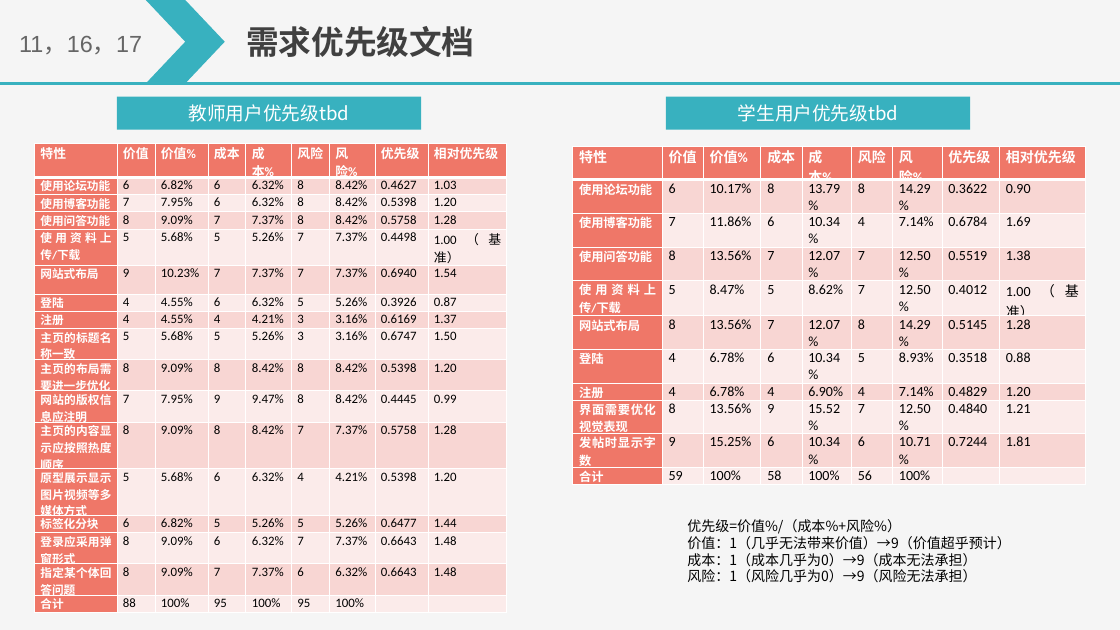
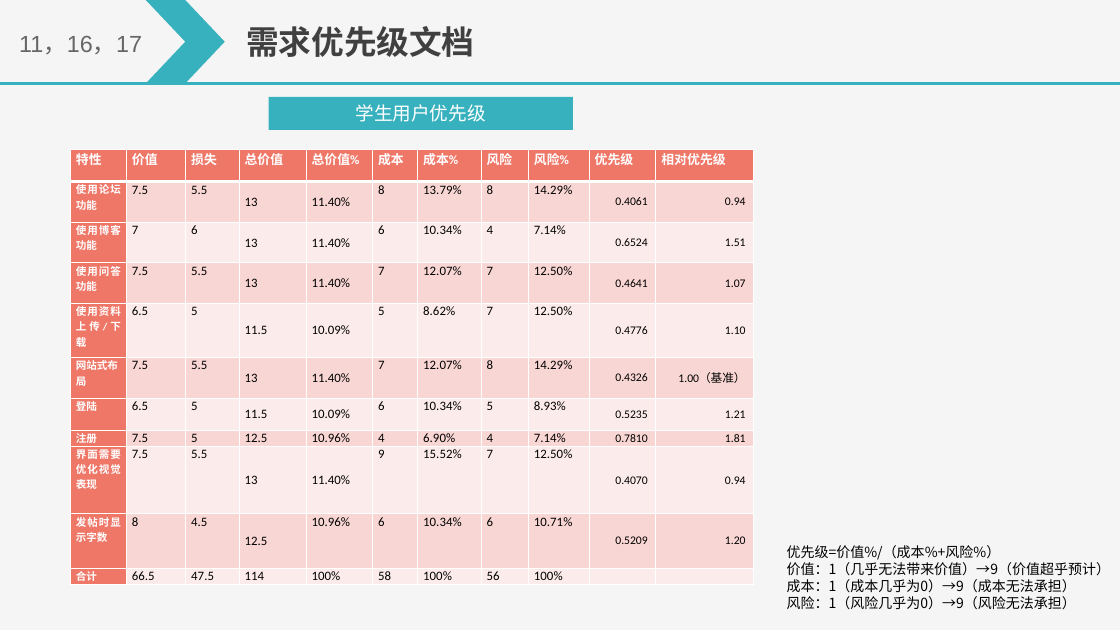
Before and after one commit to on6nx/requirement, a slide deck: slide 9 of 3.requirement/SRS软件需求说明汇报.pptx. Drawn at 1120x630 pixels with LibreOffice and Linux fonts; fonts in the diff are those of the drawing. Boxes give left, top, right and bottom in pixels: in the first picture for what was removed or moved away, otherwise in the second. Text is boxed around its words. In the diff, an @@ line names an element or a change of style, - is before the commit and + after.

```diff
--- a/3.requirement/SRS软件需求说明汇报.pptx
+++ b/3.requirement/SRS软件需求说明汇报.pptx
@@ rectangle removed at box(117, 97, 421, 129) @@
-教师用户优先级tbd
@@ rectangle "学生用户优先级": place and size @@
-rectangle "学生用户优先级" at box(666, 97, 970, 129)
+rectangle "学生用户优先级" at box(269, 97, 573, 129)
@@ text in rectangle at box(355, 104, 485, 122): text changed @@
-学生用户优先级tbd
+学生用户优先级
@@ table removed at box(34, 143, 506, 613), 17 rows, 9 columns @@
-特性 | 价值 | 价值% | 成本 | 成本% | 风险 | 风险% | 优先级 | 相对优先级
-使用论坛功能 | 6 | 6.82% | 6 | 6.32% | 8 | 8.42% | 0.4627 | 1.03
-使用博客功能 | 7 | 7.95% | 6 | 6.32% | 8 | 8.42% | 0.5398 | 1.20
-使用问答功能 | 8 | 9.09% | 7 | 7.37% | 8 | 8.42% | 0.5758 | 1.28
-使用资料上传/下载 | 5 | 5.68% | 5 | 5.26% | 7 | 7.37% | 0.4498 | 1.00（基准）
-网站式布局 | 9 | 10.23% | 7 | 7.37% | 7 | 7.37% | 0.6940 | 1.54
-登陆 | 4 | 4.55% | 6 | 6.32% | 5 | 5.26% | 0.3926 | 0.87
-注册 | 4 | 4.55% | 4 | 4.21% | 3 | 3.16% | 0.6169 | 1.37
-主页的标题名称一致 | 5 | 5.68% | 5 | 5.26% | 3 | 3.16% | 0.6747 | 1.50
-主页的布局需要进一步优化 | 8 | 9.09% | 8 | 8.42% | 8 | 8.42% | 0.5398 | 1.20
-网站的版权信息应注明 | 7 | 7.95% | 9 | 9.47% | 8 | 8.42% | 0.4445 | 0.99
-主页的内容显示应按照热度顺序 | 8 | 9.09% | 8 | 8.42% | 7 | 7.37% | 0.5758 | 1.28
-原型展示显示图片视频等多媒体方式 | 5 | 5.68% | 6 | 6.32% | 4 | 4.21% | 0.5398 | 1.20
-标签化分块 | 6 | 6.82% | 5 | 5.26% | 5 | 5.26% | 0.6477 | 1.44
-登录应采用弹窗形式 | 8 | 9.09% | 6 | 6.32% | 7 | 7.37% | 0.6643 | 1.48
-指定某个体回答问题 | 8 | 9.09% | 7 | 7.37% | 6 | 6.32% | 0.6643 | 1.48
-合计 | 88 | 100% | 95 | 100% | 95 | 100% |  | 
@@ table at box(71, 150, 754, 585) @@
-column 2: 价值 | 6 | 7 | 8 | 5 | 8 | 4 | 4 | 8 | 9 | 59
-column 3: 价值% | 10.17% | 11.86% | 13.56% | 8.47% | 13.56% | 6.78% | 6.78% | 13.56% | 15.25% | 100%
+column 2: 价值 | 7.5 | 7 | 7.5 | 6.5 | 7.5 | 6.5 | 7.5 | 7.5 | 8 | 66.5
+column 3: 损失 | 5.5 | 6 | 5.5 | 5 | 5.5 | 5 | 5 | 5.5 | 4.5 | 47.5
+column 4: 总价值 | 13 | 13 | 13 | 11.5 | 13 | 11.5 | 12.5 | 13 | 12.5 | 114
+column 5: 总价值% | 11.40% | 11.40% | 11.40% | 10.09% | 11.40% | 10.09% | 10.96% | 11.40% | 10.96% | 100%
-column 8: 优先级 | 0.3622 | 0.6784 | 0.5519 | 0.4012 | 0.5145 | 0.3518 | 0.4829 | 0.4840 | 0.7244 | 
+column 10: 优先级 | 0.4061 | 0.6524 | 0.4641 | 0.4776 | 0.4326 | 0.5235 | 0.7810 | 0.4070 | 0.5209 | 
-column 9: 相对优先级 | 0.90 | 1.69 | 1.38 | 1.00（基准） | 1.28 | 0.88 | 1.20 | 1.21 | 1.81 | 
+column 11: 相对优先级 | 0.94 | 1.51 | 1.07 | 1.10 | 1.00（基准） | 1.21 | 1.81 | 0.94 | 1.20 | 
@@ table: place and size @@
-table at box(573, 146, 1086, 489)
+table at box(71, 150, 754, 585)
@@ text "优先级=价值%/（成本%+风险%）": place and size @@
-text "优先级=价值%/（成本%+风险%）" at box(687, 519, 1010, 582)
+text "优先级=价值%/（成本%+风险%）" at box(787, 545, 1110, 609)
```
Also in this commit, not shown: 3 other files.
